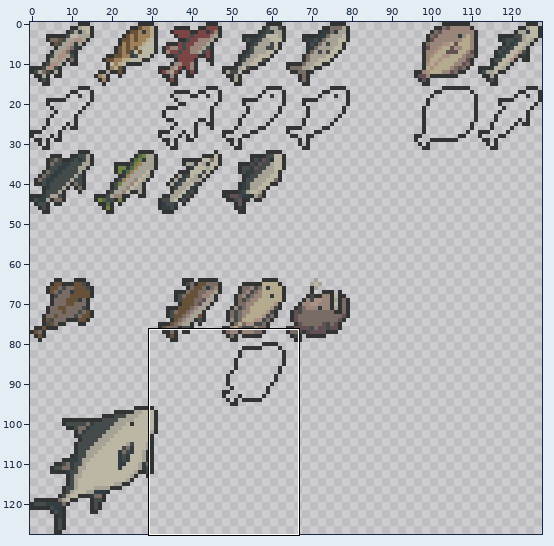
One commit to this pixel-art file: project/assets/spritesheets/fish.aseprite. The picture above shows the old version from afar; the outline marks the close-up.
Close-up. As it was:
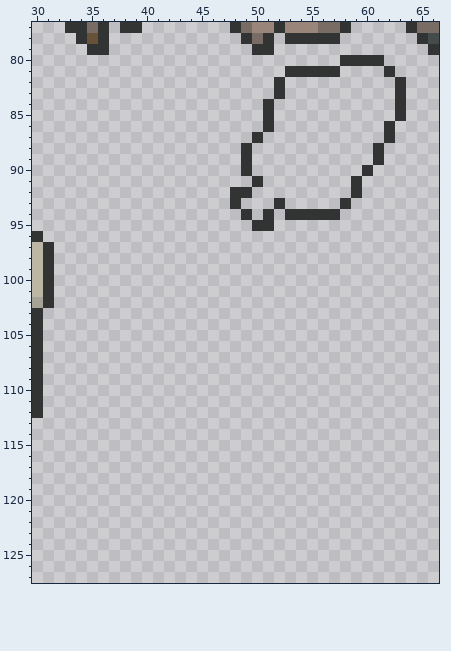
128x128 pixels, 1 frame. Shown: x 30..66, y 77..127.
New version:
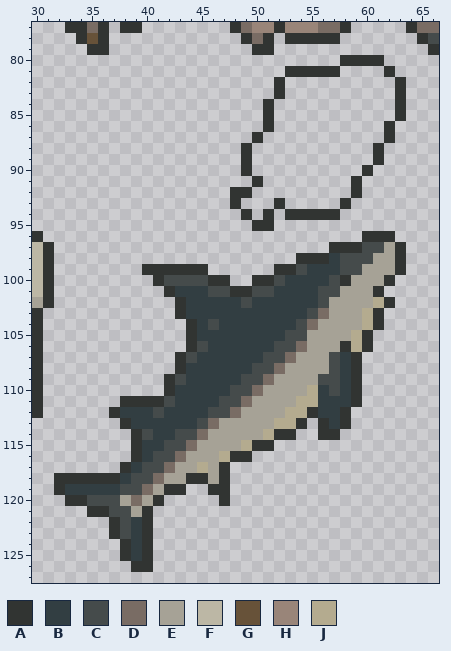
Palette (. is transparent): A #313432  B #323e42  C #454b4b  D #796c64  E #a6a296  F #bcb7a5  G #675239  H #998579  J #b4ab8f
The edit:
y 96: x 60..62 ... -> AAA
y 97: x 57..63 ....... -> AAACCEA
y 98: x 54..63 .......... -> AAABCCCEEA
y 99: x 40..45 ...... -> AAAAAA; x 52..63 ............ -> AACBBBCCEEEA
y 100: x 41..47 ....... -> ACCCCAA; x 50..62 ............. -> AACBBBBCAEEEA
y 101: x 42..61 .................... -> ABBBCCAACCBBBBCCEEEA
y 102: x 43..62 .................... -> ABBBBBCBBBBBBCEEEEJA
y 103: x 43..61 ................... -> ABBBBBBBBBBBCDEEEJA
y 104: x 44..61 .................. -> ABCBBBBBBBCDEEEEJA
y 105: x 44..60 ................. -> ABBBBBBBBCCEEEEJA
y 106: x 44..60 ................. -> ACBBBBBBCCDEEEAJA
y 107: x 43..59 ................. -> ACBBBBBBCCDEEECBA
y 108: x 43..59 ................. -> ABBBBBBCCDEEEECBA
y 109: x 42..59 .................. -> ACBBBBBCCDEEEECCBA
y 110: x 42..59 .................. -> ABBBBBCCDEEEEJBCBA
y 111: x 38..59 ...................... -> AAAACBBBBCCDEEEEJJBBBA
y 112: x 37..58 ...................... -> ABBBCBBBBCCDEEEEJJABBA
y 113: x 38..54 ................. -> ABBBBBBCDEEEEEJJA; x 56..58 ... -> ABA
y 114: x 39..53 ............... -> ACBBCCDEEEEEJAA; x 56..57 .. -> AA
y 115: x 39..51 ............. -> ABBCCDEEEEJAA
y 116: x 39..49 ........... -> ABCCDEEEJAA
y 117: x 38..47 .......... -> ABCCDEEJEA
y 118: x 32..47 ................ -> AAAAAABCCDEEAAEA
y 119: x 32..43 ............ -> ABBBBBCCDEAA; x 46..47 .. -> AA
y 120: x 33..41 ......... -> AACCCEDEA; x 47 . -> A
y 121: x 35..40 ...... -> AACCEA
y 122..123: x 37..40 .... -> ACBA
y 124..125: x 38..40 ... -> ABA
y 126: x 39..40 .. -> AA
Where, in picture pixels (left, top, right, bottom), the same in both close-ups:
added: (54, 231, 406, 572)
